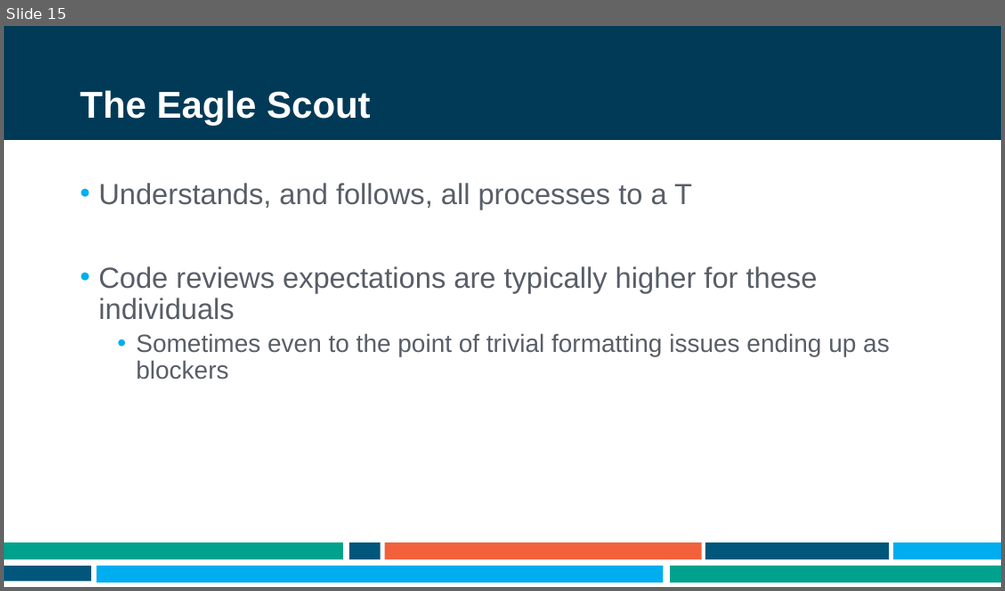
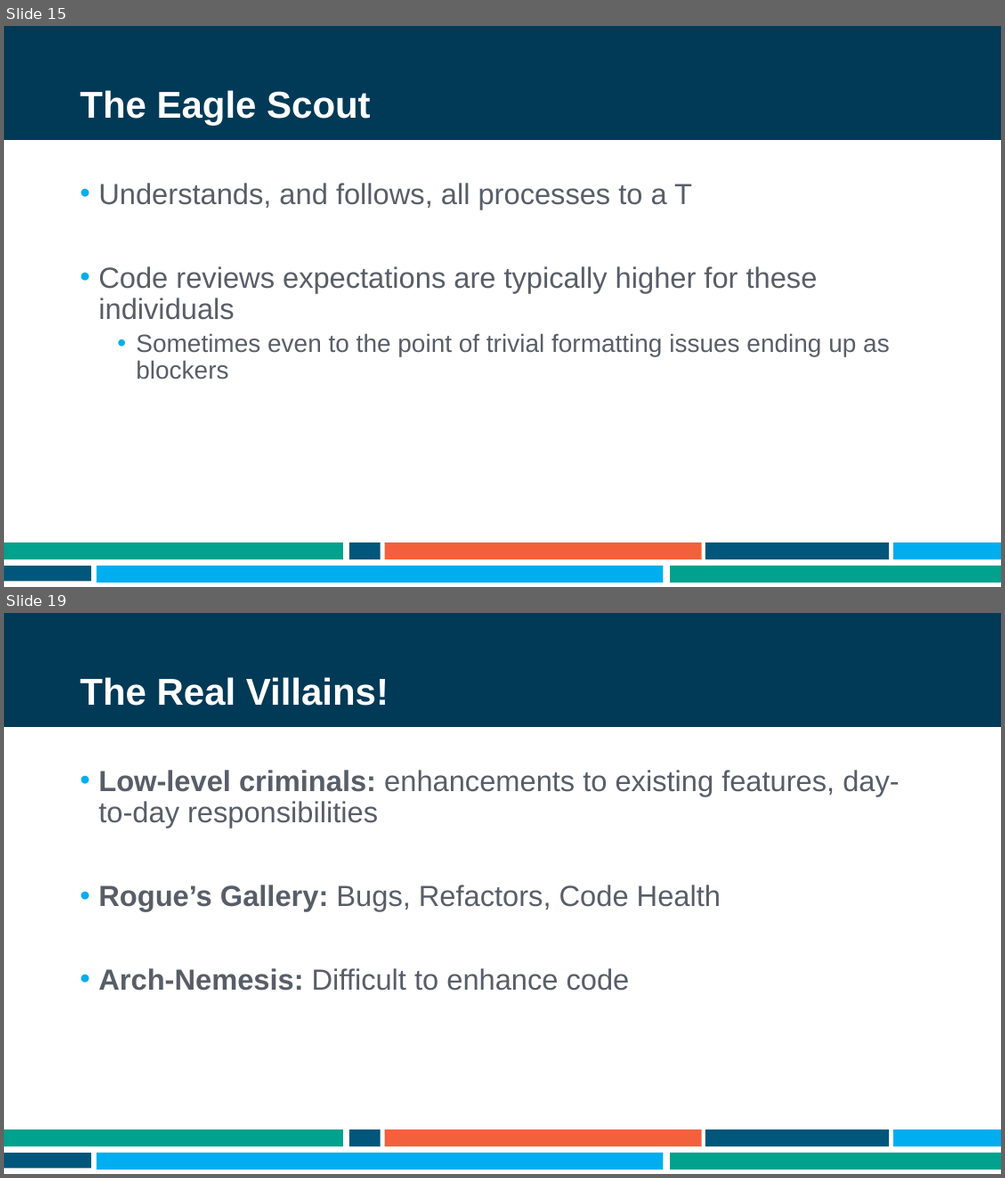
Before and after one commit to ademing/nebraska-code-2021, a slide deck: Presentation.pptx. Shown one above the other, each under a label of ours: slide 15 before the commit, slides 15 and 19 after it; the slides between them are not shown. The pictures are 1005x591 and 1005x1178 pixels, drawn with LibreOffice and Linux fonts; fonts in the diff are those of the drawing; background and template pictures are left out. Boxes give left, top, right and bottom in pixels: in the first picture for what was removed or moved away, otherwise in the second. Text is boxed around its words. In the diff, an @@ line names an element or a change of style, - is before the commit and + after.

Commit message:
Added villains section

```diff
--- a/Presentation.pptx
+++ b/Presentation.pptx
@@ slide 19 added at box(4, 613, 1001, 1174), background #FFFFFF; not listed: 9 template elements that a slide beside it also shows @@
@@ title added at box(80, 677, 388, 706), 36 pt, text #FFFFFF, bold @@
+The Real Villains!
@@ text added at box(98, 770, 899, 990), 28 pt, text #585E68 @@
+• Low-level criminals: enhancements to existing features, day-to-day responsibilities
+• Rogue’s Gallery: Bugs, Refactors, Code Health
+• Arch-Nemesis: Difficult to enhance code
```
Also in this commit, not shown: 1 slide changed, 3 other slides added.
